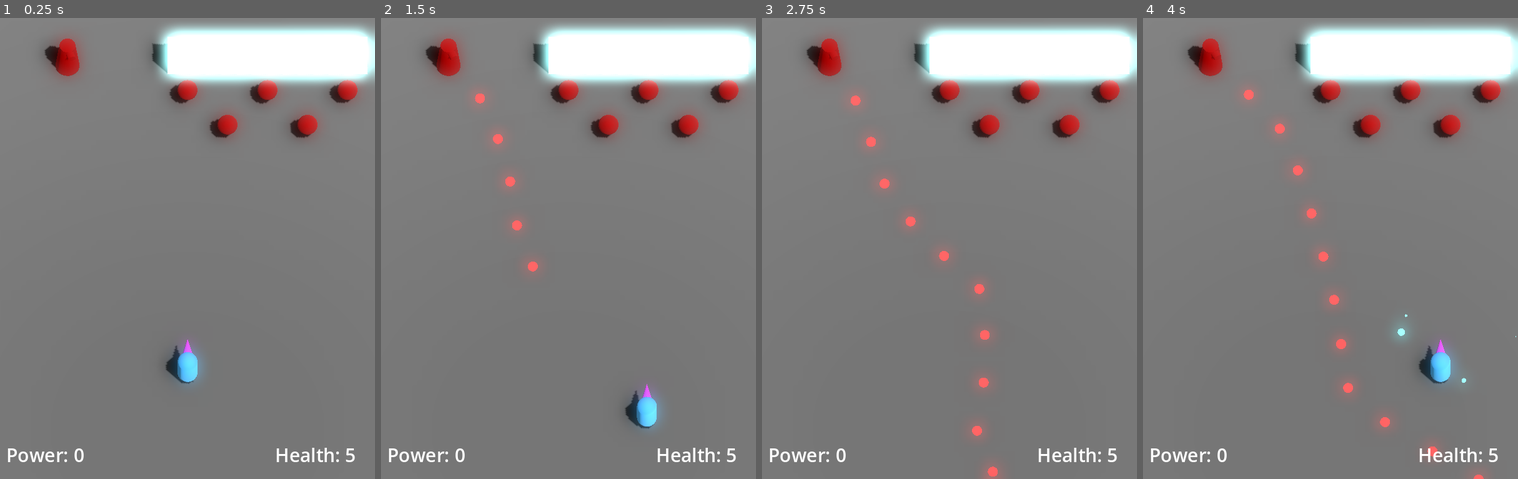
Above: before the commit, frames 1-4 (left to right).
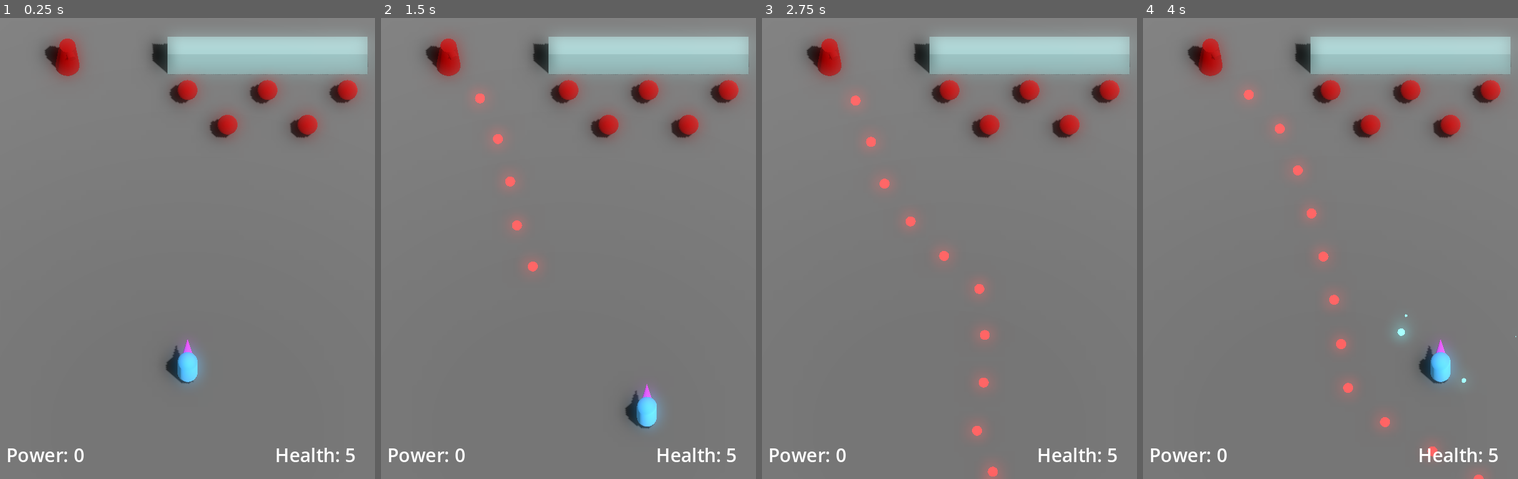
Above: after the commit, the same moments.

Repository: JackEvans24/bullet-absorb
Game: Godot game, scene res://scenes/main.tscn
The game is run twice, just before and just after one commit, with the same random seed, the same clock (stepped at 60 frames per second) and the same inputs.
Inputs:
- Up to frame 1 (0.25 s): no input
- Up to frame 2 (1.5 s): hold Right (move_right) 0.53-1.28 s; hold K (absorb) 0.53-1.28 s; hold Down (move_back) from 1.28 s (still down); tap J (fire) at 1.35 s
- Up to frame 3 (2.75 s): release Down (move_back) at 2.03 s; hold Right (move_right) from 2.03 s (still down); hold K (absorb) from 2.03 s (still down)
- Up to frame 4 (4 s): release Right (move_right) at 2.78 s; release K (absorb) at 2.78 s; hold Up (move_forward) 2.78-3.53 s; tap J (fire) at 2.85 s; hold Left (move_left) from 3.53 s (still down); hold K (absorb) from 3.53 s (still down)

The runs differ from the first frame. In frame 1, 7.6% of the frame differs, in the area x 41-100%, y 1-15%; in frame 2, 7.6%; in frame 3, 7.6%; in frame 4, 7.6%.

Commit message:
chore: replace wall material

Diff:
--- a/scenes/main.tscn
+++ b/scenes/main.tscn
@@ -2,7 +2,6 @@
 
 [ext_resource type="PackedScene" uid="uid://c3tj0pdcum4wd" path="res://prefabs/player.tscn" id="1_e5x1h"]
 [ext_resource type="Script" path="res://scripts/main.gd" id="1_rtjol"]
-[ext_resource type="Material" uid="uid://cby3cclkw40gu" path="res://materials/power.tres" id="2_62g5s"]
 [ext_resource type="PackedScene" uid="uid://bhxrs6pph350t" path="res://scenes/hud.tscn" id="2_bqahq"]
 [ext_resource type="PackedScene" uid="uid://c3ytmjd7pe4pg" path="res://prefabs/enemies/enemy.tscn" id="5_4wclf"]
 [ext_resource type="PackedScene" uid="uid://wfijrpbc1nxm" path="res://prefabs/enemies/turret.tscn" id="6_nrrgo"]
@@ -29,8 +28,13 @@
 [sub_resource type="BoxShape3D" id="BoxShape3D_stcvn"]
 size = Vector3(10, 2, 1)
 
+[sub_resource type="ORMMaterial3D" id="ORMMaterial3D_crmpn"]
+emission_enabled = true
+emission = Color(0.607843, 1, 1, 1)
+emission_energy_multiplier = 0.2
+
 [sub_resource type="BoxMesh" id="BoxMesh_ughhm"]
-material = ExtResource("2_62g5s")
+material = SubResource("ORMMaterial3D_crmpn")
 size = Vector3(10, 2, 1)
 
 [sub_resource type="StandardMaterial3D" id="StandardMaterial3D_85wj3"]
